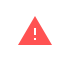
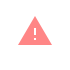
Revision of a layered (70, 70) image; what changed, layer by layer:
added layer "nightmode" (70%) above "default" over (x1=18, y1=16, x2=52, y2=45)
renamed "Layer 0" to "default", hid it, opacity 100% → 54% over (x1=18, y1=16, x2=52, y2=45)
